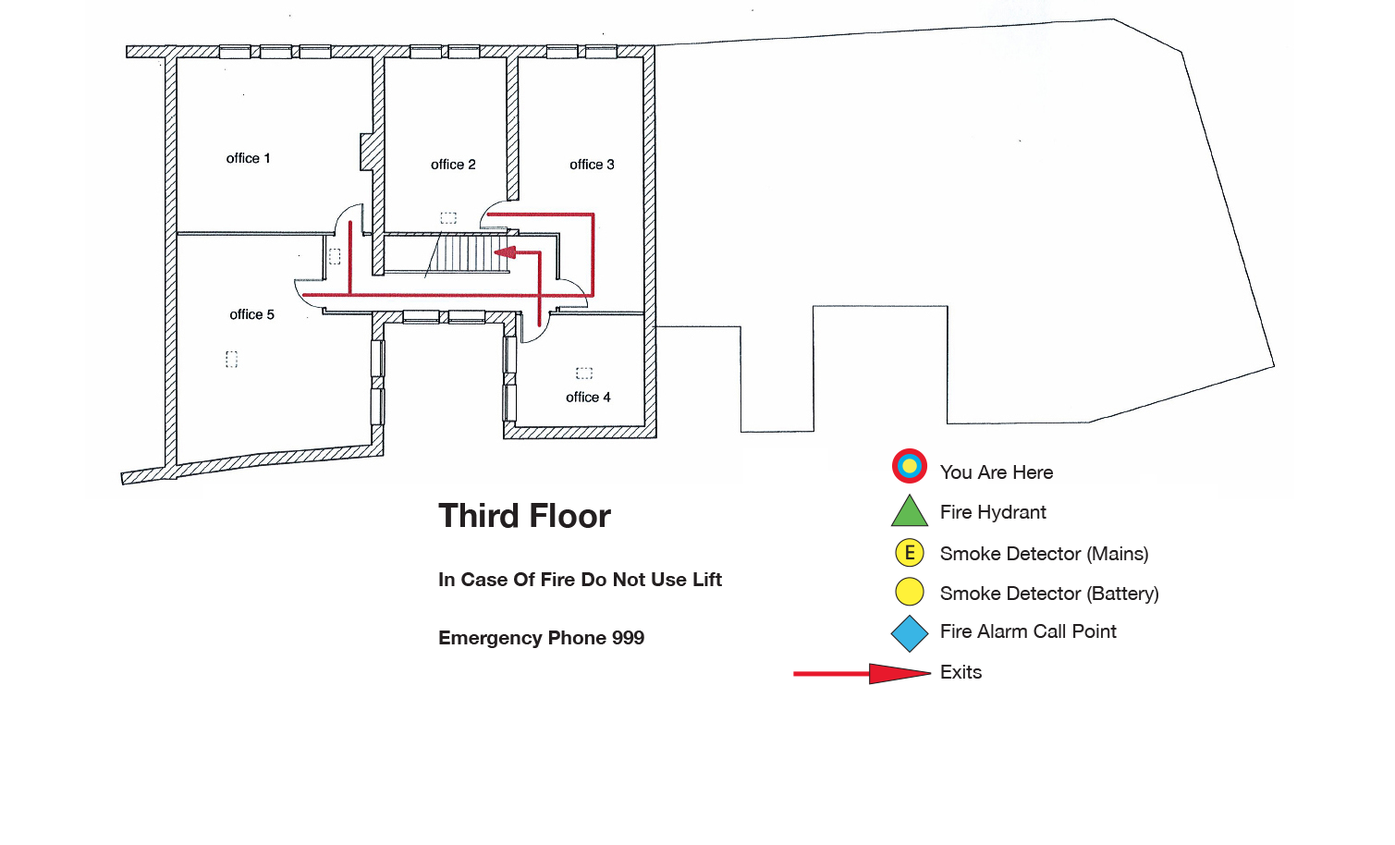
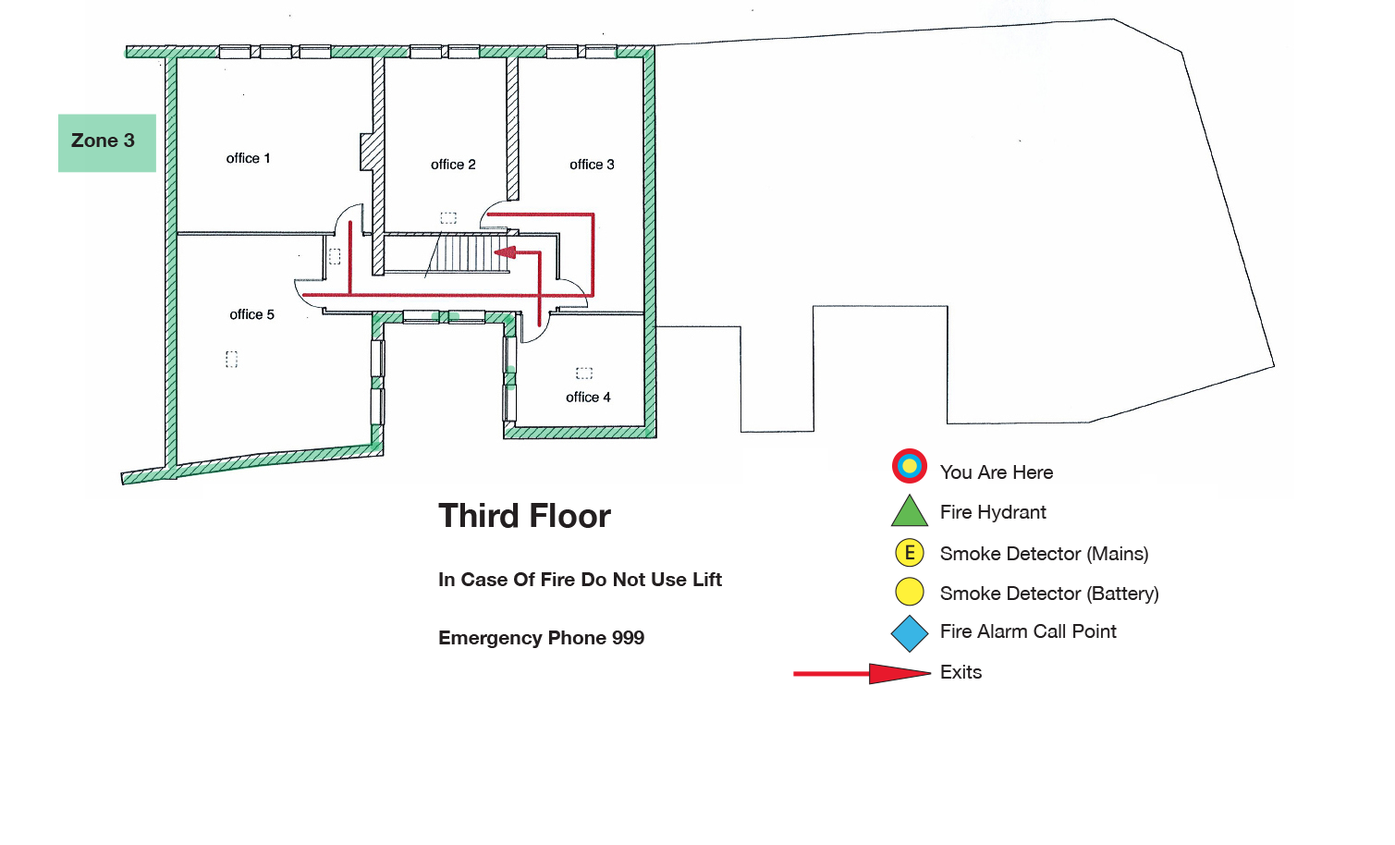
Layers edited between the first and the second w=1395, h=845 image:
added layer "Vector Smart Object" above "zone" over <box>58,48,655,485</box>
